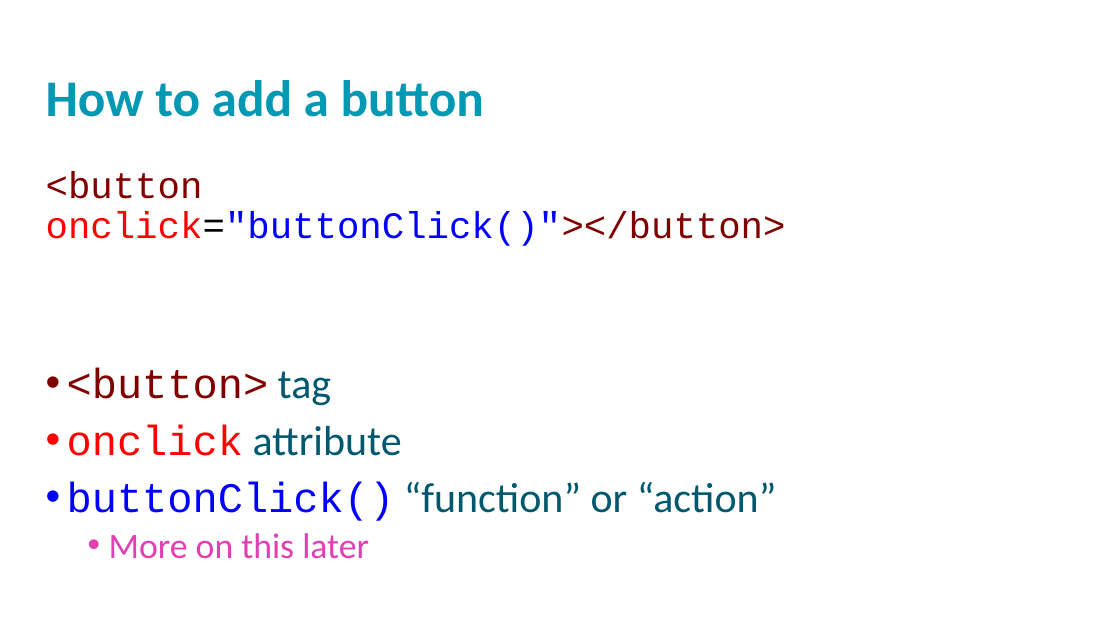
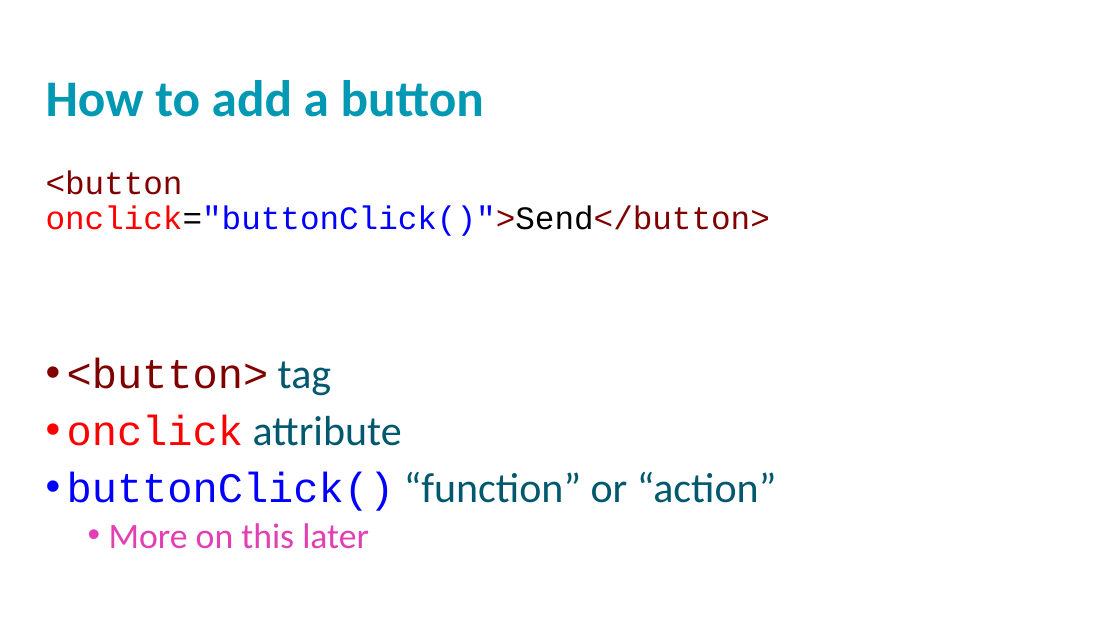
Before and after one commit to hytechclub/web-102, a slide deck: slide 9 of Week04/Lecture.pptx. Drawn at 1120x630 pixels with LibreOffice and Linux fonts; fonts in the diff are those of the drawing; background and template pictures are left out. Boxes give left, top, right and bottom in pixels: in the first picture for what was removed or moved away, otherwise in the second. Text is boxed around its words. In the diff, an @@ line names an element or a change of style, - is before the commit and + after.

Commit message:
one more wk 4 powerpoint update

```diff
--- a/Week04/Lecture.pptx
+++ b/Week04/Lecture.pptx
@@ text at (46,170,770,236): text changed; size 32 to 28 pt @@
-<button onclick="buttonClick()"></button>
+<button onclick="buttonClick()">Send</button>
```
